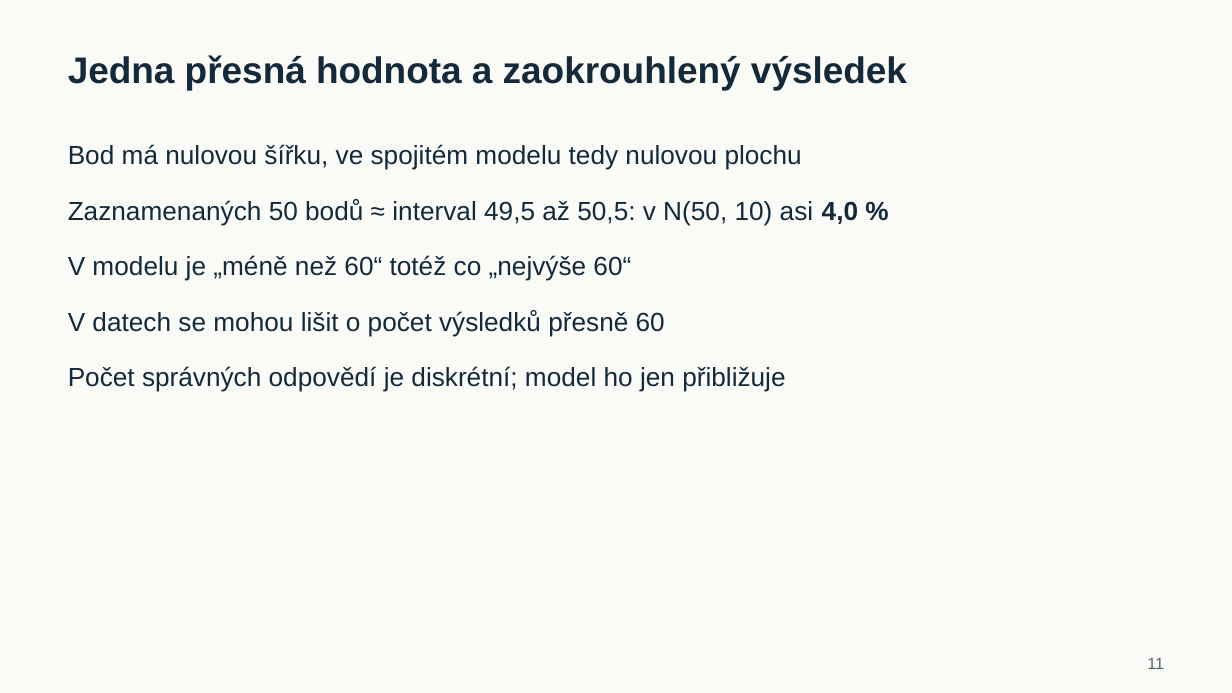
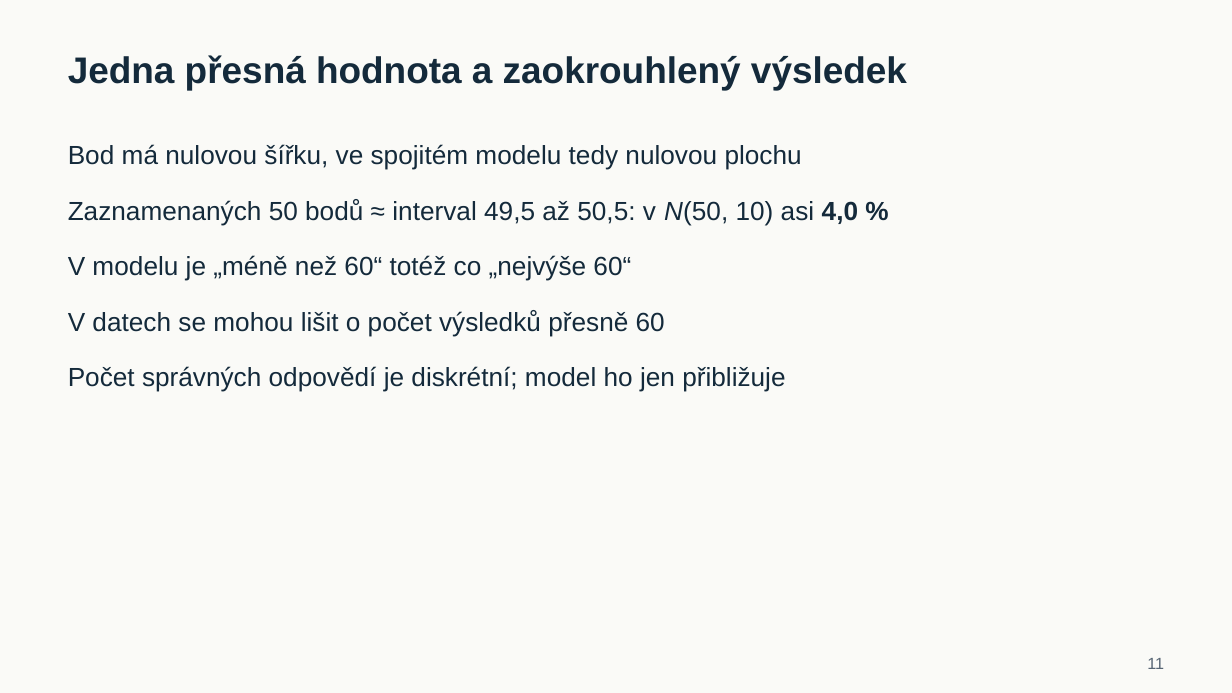
Before and after one commit to reckak/statistics-for-psychology, a slide deck: slide 11 of presentations/kapitola_04_normalni_rozdeleni.pptx. Drawn at 1232x693 pixels with LibreOffice and Linux fonts; fonts in the diff are those of the drawing. Boxes give left, top, right and bottom in pixels: in the first picture for what was removed or moved away, otherwise in the second. Text is boxed around its words. In the diff, an @@ line names an element or a change of style, - is before the commit and + after.

```diff
--- a/presentations/kapitola_04_normalni_rozdeleni.pptx
+++ b/presentations/kapitola_04_normalni_rozdeleni.pptx
@@ text "Zaznamenaných 50 bodů ≈ interval ..." at [68, 199, 858, 226]: italic on in "N(50," @@
```
Also in this commit, not shown: 19 other slides changed, 6 slides added, 2 slides removed, 2 other files.
